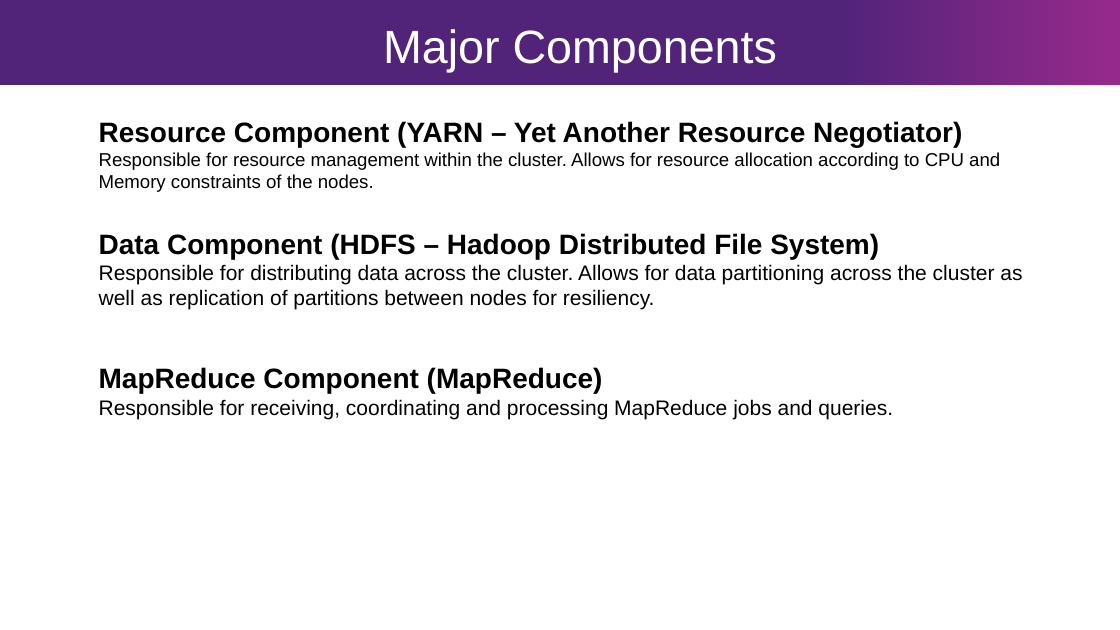
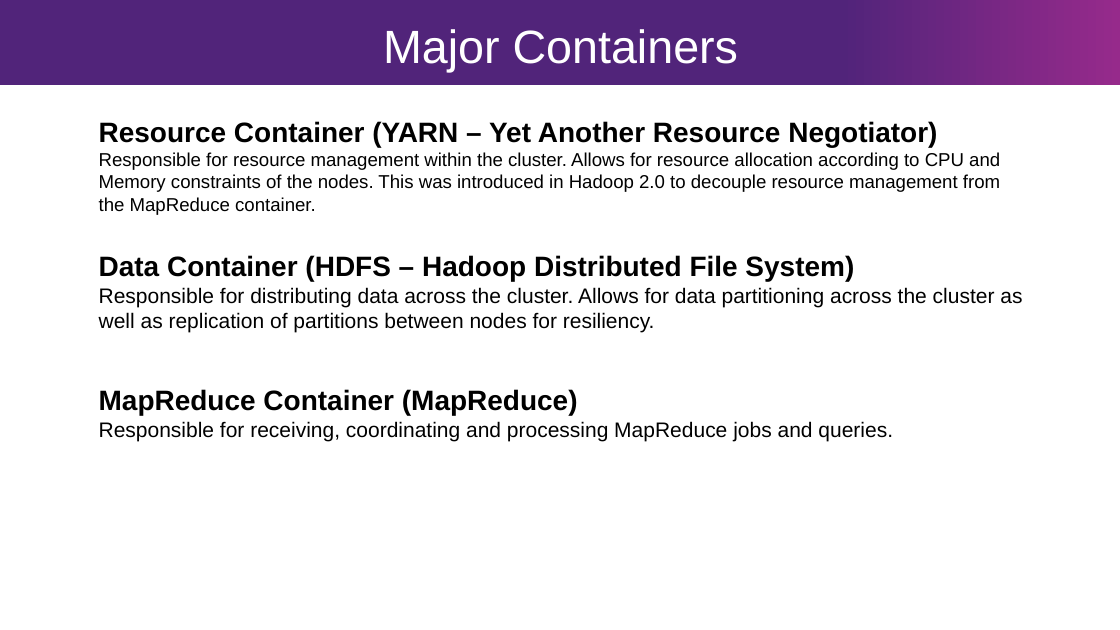
Before and after one commit to bhq12/hadoop-architecture-notes, a slide deck: slide 4 of hadoop-architecture-brook-queree.pptx (slide 3 before the commit). Drawn at 1120x630 pixels with LibreOffice and Linux fonts; fonts in the diff are those of the drawing; background and template pictures are left out. Boxes give left, top, right and bottom in pixels: in the first picture for what was removed or moved away, otherwise in the second. Text is boxed around its words. In the diff, an @@ line names an element or a change of style, - is before the commit and + after.

```diff
--- a/hadoop-architecture-brook-queree.pptx
+++ b/hadoop-architecture-brook-queree.pptx
@@ text at bbox=[383, 29, 738, 73]: text changed @@
-Major Components
+Major Containers
@@ text at bbox=[99, 121, 1000, 281]: text changed @@
-Resource Component (YARN – Yet Another Resource Negotiator)
-Responsible for resource management within the cluster. Allows for resource allocation according to CPU and Memory constraints of the nodes.
-Data Component (HDFS – Hadoop Distributed File System)
+Resource Container (YARN – Yet Another Resource Negotiator)
+Responsible for resource management within the cluster. Allows for resource allocation according to CPU and Memory constraints of the nodes. This was introduced in Hadoop 2.0 to decouple resource management from the MapReduce container.
+Data Container (HDFS – Hadoop Distributed File System)
@@ text at bbox=[99, 389, 578, 415]: text changed @@
-MapReduce Component (MapReduce)
+MapReduce Container (MapReduce)
```
Also in this commit, not shown: 7 other slides changed, 4 slides added, 3 slides removed, 16 other files.
